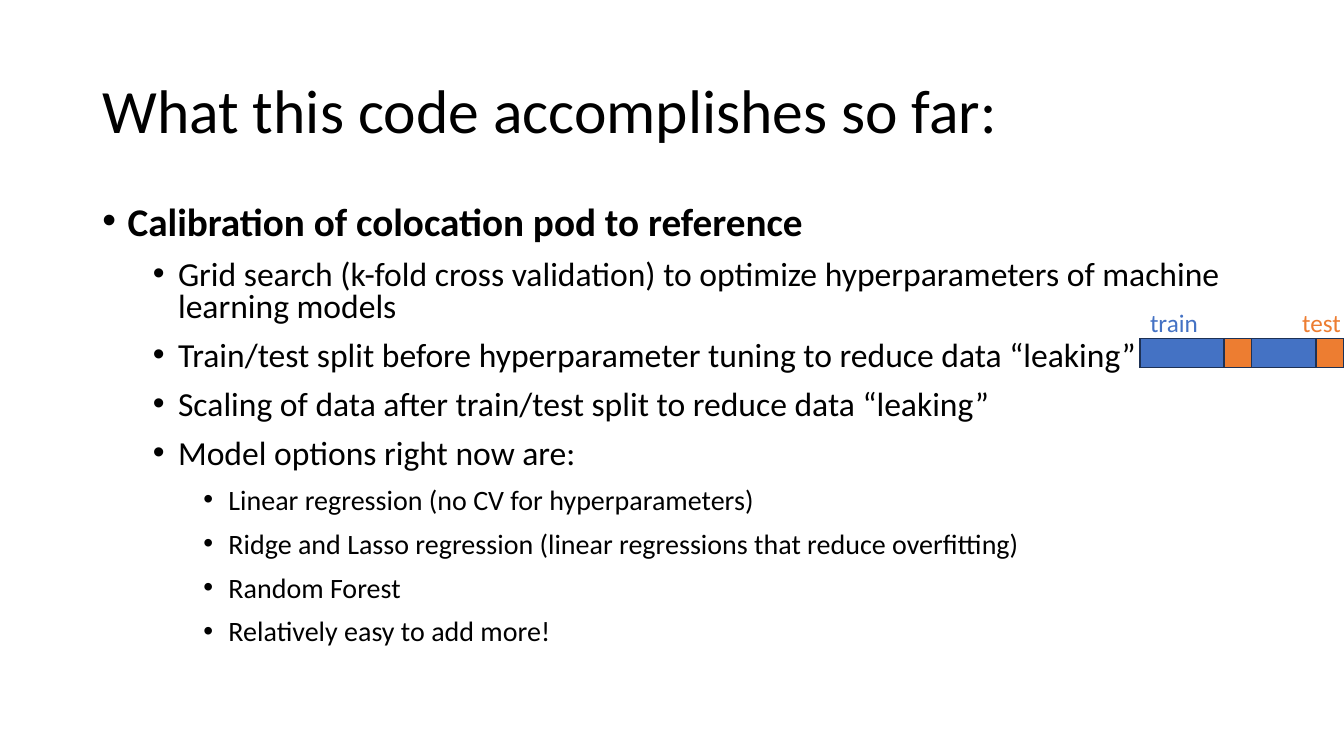
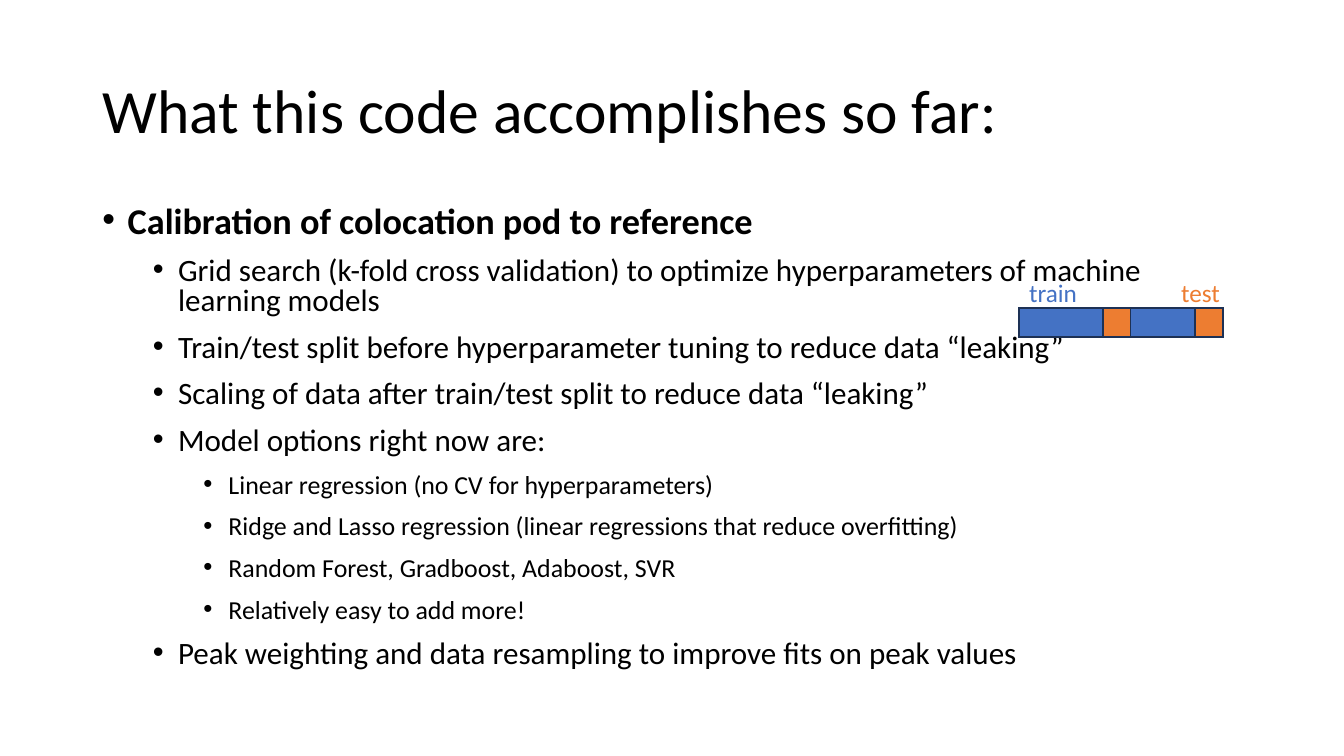
Before and after one commit to cafr1977/MPC_python, a slide deck: slide 6 of Python MPC.pptx. Drawn at 1344x756 pixels with LibreOffice and Linux fonts; fonts in the diff are those of the drawing. Boxes give left, top, right and bottom in pixels: in the first picture for what was removed or moved away, otherwise in the second. Text is boxed around its words. In the diff, an @@ line names an element or a change of style, - is before the commit and + after.

```diff
--- a/Python MPC.pptx
+++ b/Python MPC.pptx
@@ text at (x1=128, y1=208, x2=1141, y2=624): size 28 to 25.9 pt in "Calibration of colocation pod to reference"; size 24 to 22.2 pt in "Grid search (k-fold cross validation) to optimize ...", "Train/test split before hyperparameter tuning to reduce ...", "Scaling of data after train/test split to ...", "Model options right now are:"; size 20 to 18.5 pt in "Linear regression (no CV for hyperparameters)", "Ridge and Lasso regression (linear regressions that ...", "Relatively easy to add more!" @@
@@ 3 rectangles, 2 texts moved together from (x1=1140, y1=314, x2=1344, y2=368) to (x1=1019, y1=281, x2=1223, y2=338) @@
@@ text at (x1=228, y1=559, x2=675, y2=580): text changed; size 20 to 18.5 pt @@
-    • Random Forest
+    • Random Forest, Gradboost, Adaboost, SVR
@@ text at (x1=178, y1=642, x2=1017, y2=670): paragraph added @@
+  • Peak weighting and data resampling to improve fits on peak values
```
Also in this commit, not shown: 5 other slides changed, 6 other files.
